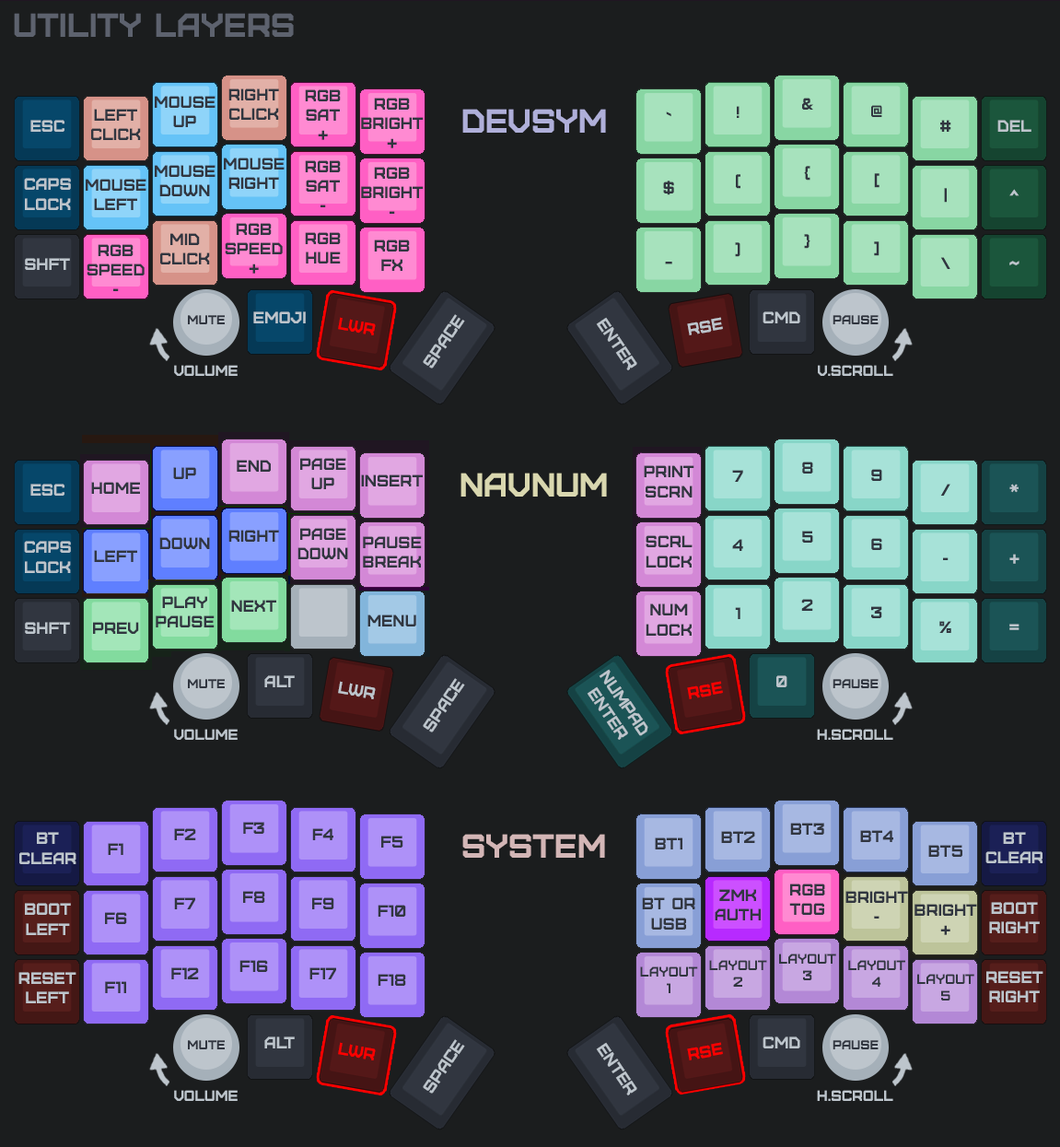
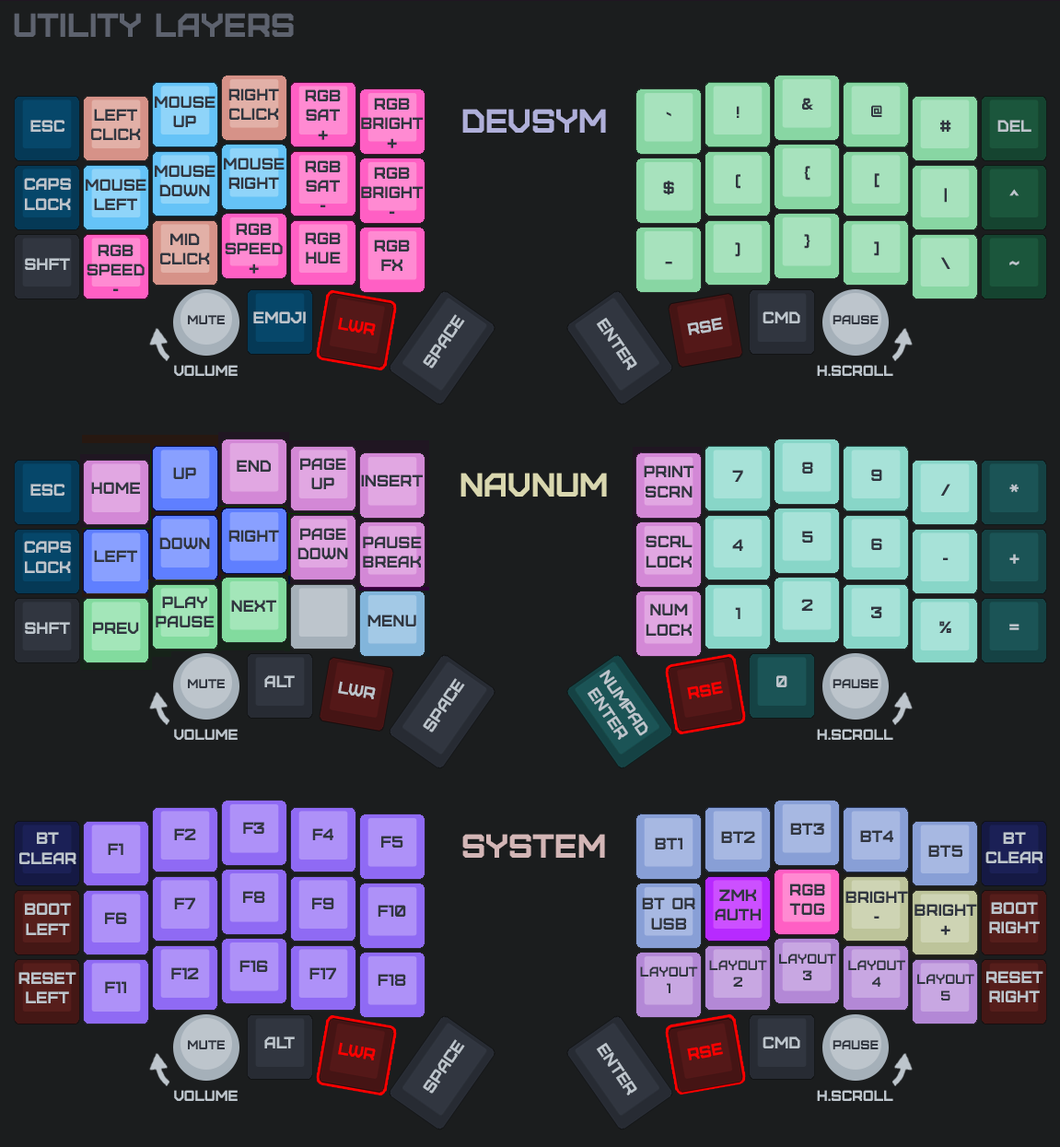
Revision of a layered 1060x1147 image; what changed, layer by layer:
painted on "3-3-B" (1st of 3, in "SYMBOL" › "Keymap" › "Right") over [left=816, top=364, right=884, bottom=376]
